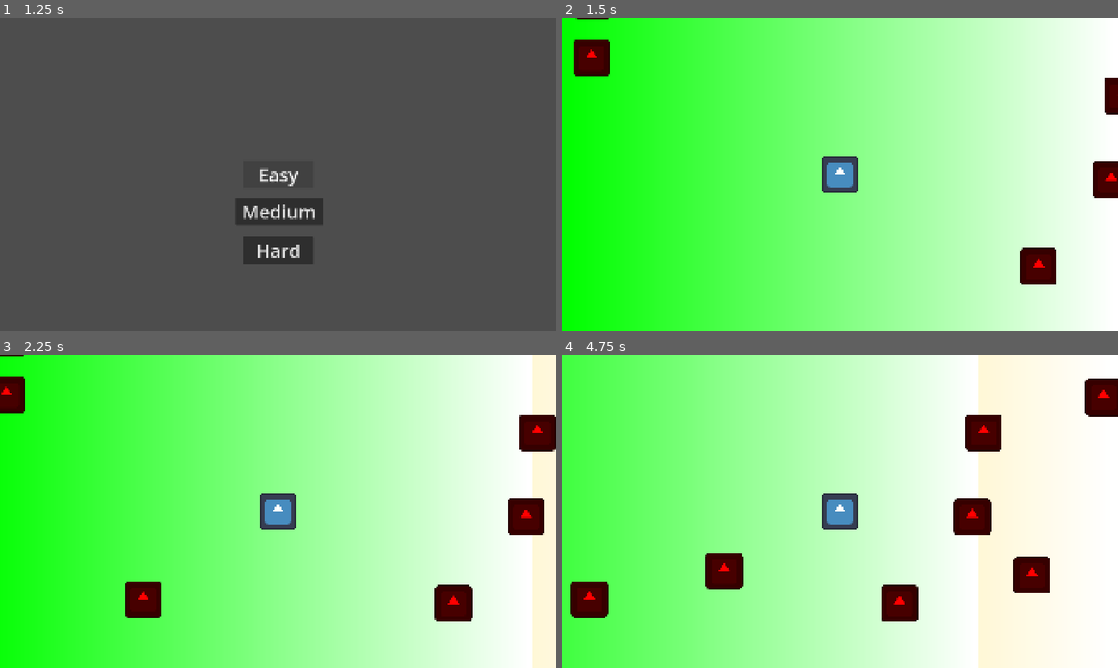
Above: before the commit, frames 1-4 (two rows, left to right).
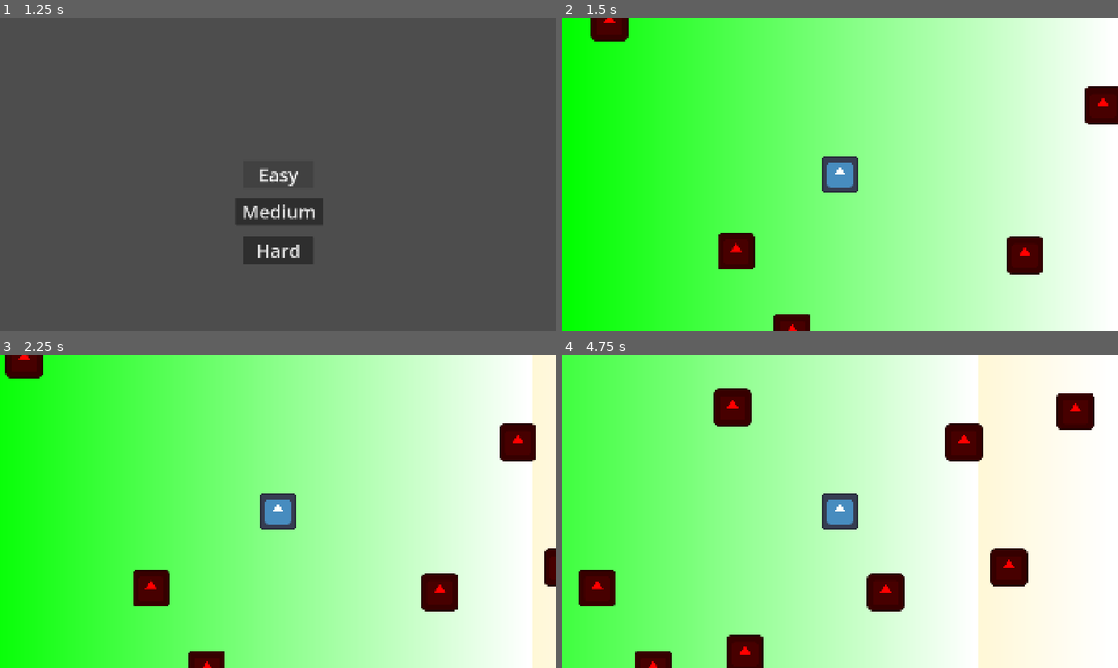
Above: after the commit, the same moments.

Repository: AlanikREDAWN/mushroom
Game: Godot game, scene res://scenes/home.tscn
Same seed, same stepped clock (60 frames per second), same inputs: the game is played once before the commit and once after it. The engine's default icon, where the game draws it, is replaced by a stand-in: a white triangle on a blue panel in a dark square.
Inputs (mouse positions are in pixels of both pictures, inside the frame that each line leads up to):
- Up to frame 1 (1.25 s): click "Start" at 0.5 s
- Up to frame 2 (1.5 s): click "Medium" at 1.25 s
- Up to frame 3 (2.25 s): tap Enter (ui_accept) at 2 s; move the mouse to (400, 495) at 2.02 s; hold D (right) from 2.03 s (still down); click (400, 495) at 2.1 s
- Up to frame 4 (4.75 s): tap Enter (ui_accept) at 2.27, 3.02, 4.52 s; move the mouse to (728, 527) at 2.77 s; click (728, 527) at 2.85 s; move the mouse to (895, 442) at 3.52 s; release D (right) at 3.53 s; hold A (left) 3.53-4.28 s; click (895, 442) at 3.6 s; move the mouse to (812, 574) at 4.27 s; hold D (right) from 4.28 s (still down); click (812, 574) at 4.35 s

Frame 1 is identical in both runs. In frame 2, 4.5% of the frame differs, in the area x 2-100%, y 0-100%; in frame 3, 5.2%; in frame 4, 8.8%, in the area x 1-100%, y 7-100%.

Commit message:
perfected spawning

Diff:
--- a/scenes/main.tscn
+++ b/scenes/main.tscn
@@ -30,10 +30,10 @@
 script = ExtResource("1_0wfyh")
 
 [node name="hard2" type="Node2D" parent="." unique_id=1646747170]
-position = Vector2(1920, 1080)
+position = Vector2(1820, 980)
 
 [node name="hard1" type="Node2D" parent="." unique_id=290099532]
-position = Vector2(-1920, -1080)
+position = Vector2(-1820, -980)
 
 [node name="hard" type="TextureRect" parent="." unique_id=642199114]
 anchors_preset = 8
@@ -50,10 +50,10 @@
 texture = SubResource("GradientTexture2D_0wfyh")
 
 [node name="medium2" type="Node2D" parent="." unique_id=2052209189]
-position = Vector2(1440, 810)
+position = Vector2(1340, 710)
 
 [node name="medium1" type="Node2D" parent="." unique_id=827083836]
-position = Vector2(-1440, -810)
+position = Vector2(-1340, -710)
 
 [node name="medium" type="TextureRect" parent="." unique_id=395501159]
 anchors_preset = 8
@@ -69,11 +69,11 @@
 grow_vertical = 2
 texture = SubResource("GradientTexture2D_k6jfe")
 
+[node name="easy2" type="Node2D" parent="." unique_id=61594523]
+position = Vector2(860, 440)
+
 [node name="easy1" type="Node2D" parent="." unique_id=1845176212]
-position = Vector2(-960, -540)
-
-[node name="easy2" type="Node2D" parent="." unique_id=61594523]
-position = Vector2(960, 540)
+position = Vector2(-860, -440)
 
 [node name="easy" type="TextureRect" parent="." unique_id=90499161]
 anchors_preset = 8
--- a/scripts/difficulty.gd
+++ b/scripts/difficulty.gd
@@ -13,20 +13,26 @@
 
 func _on_easy_pressed() -> void:
 	Global.difficulty = Global.difficultyLevels.EASY
-	Global.point_1 = Vector2(-960, -540)
-	Global.point_2 = Vector2(960, 540)
+	#Global.point_1 = Vector2(-960, -540)
+	#Global.point_2 = Vector2(960, 540)
+	Global.point_1 = Vector2(-860, -440)
+	Global.point_2 = Vector2(860, 440)
 	get_tree().change_scene_to_file("res://scenes/main.tscn")
 
 
 func _on_medium_pressed() -> void:
 	Global.difficulty = Global.difficultyLevels.MEDIUM
-	Global.point_1 = Vector2(-1440, -810)
-	Global.point_2 = Vector2(1440, 810)
+	#Global.point_1 = Vector2(-1440, -810)
+	#Global.point_2 = Vector2(1440, 810)
+	Global.point_1 = Vector2(-1340, -710)
+	Global.point_2 = Vector2(1340, 710)
 	get_tree().change_scene_to_file("res://scenes/main.tscn")
 
 
 func _on_hard_pressed() -> void:
 	Global.difficulty = Global.difficultyLevels.HARD
-	Global.point_1 = Vector2(-1920, -1080)
-	Global.point_2 = Vector2(1920, 1080)
+	#Global.point_1 = Vector2(-1920, -1080)
+	#Global.point_2 = Vector2(1920, 1080)
+	Global.point_1 = Vector2(-1820, -980)
+	Global.point_2 = Vector2(1820, 980)
 	get_tree().change_scene_to_file("res://scenes/main.tscn")
--- a/scripts/main.gd
+++ b/scripts/main.gd
@@ -14,20 +14,24 @@
 	return(random_point_inside)
 
 func spawn_powerup():
-	var mushroom_instance: Node = mushroom_blueprint.instantiate()
+	#var mushroom_instance: Node = mushroom_blueprint.instantiate()
 
 	var spawn_location: Vector2 = get_random_point_inside(Global.point_1, Global.point_2)
 	var spawn_tries = 0
 
-	while true:
+	while spawn_tries < 5:
 		if not is_spawn_location_colliding(spawn_location):
+			var mushroom_instance: Node = mushroom_blueprint.instantiate()
+			mushroom_instance.set_position(spawn_location)
 			add_child(mushroom_instance)
-			mushroom_instance.set_position(spawn_location)
 			break
 			#print("error")
 		else:
 			spawn_location = get_random_point_inside(Global.point_1, Global.point_2)
 			spawn_tries += 1
+
+		#if spawn_tries > 5:
+			#print
 	if spawn_tries > 5:
 		print("spawn tries reached")
 
